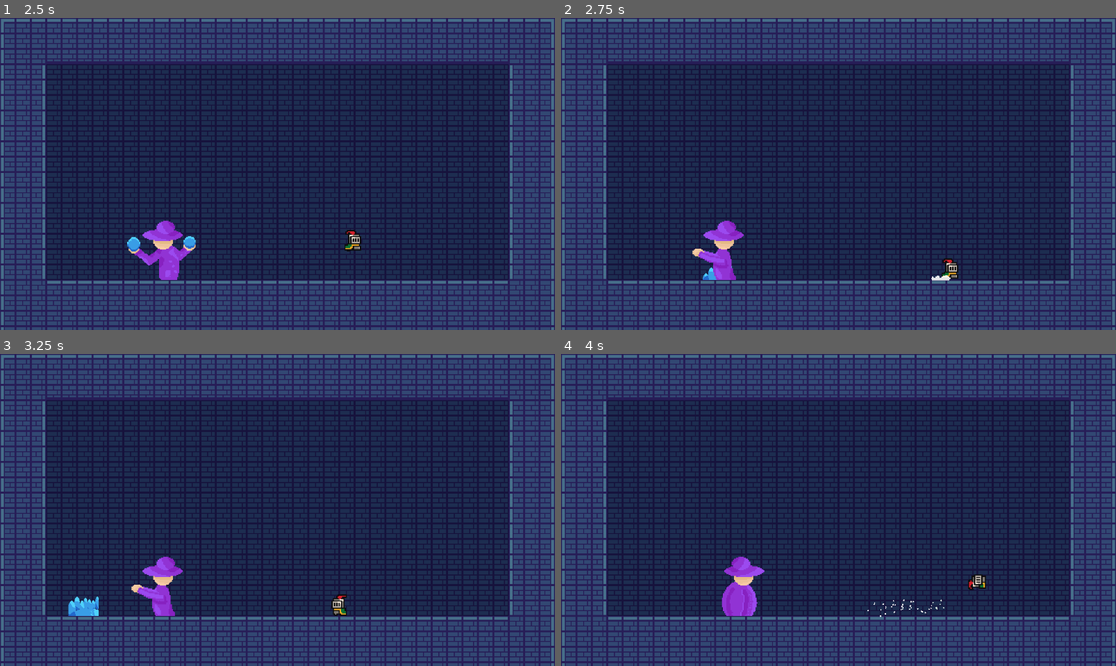
Above: before the commit, frames 1-4 (two rows, left to right).
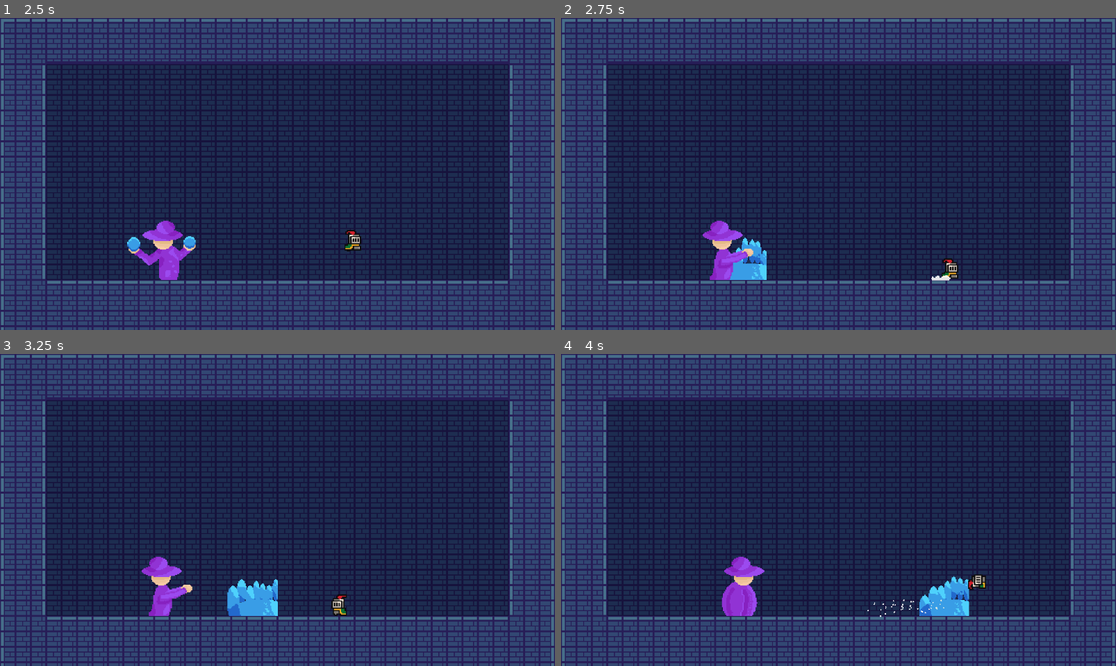
Above: after the commit, the same moments.

Repository: PjotrNik/shefjam
Game: Godot game, scene res://scenes/start_page.tscn
Two runs of this game, one before a commit and one after it. Both use one fixed random seed, a clock stepped at 60 frames per second and the inputs below.
Inputs:
- Up to frame 1 (2.5 s): click "Start" at 0.5 s; hold D (move_right) from 1.28 s (still down); tap Space (dash) at 1.35 s; tap W (jump) at 1.52, 2.27 s; tap S (melee_attack) at 2.1 s
- Up to frame 2 (2.75 s): keep holding D (move_right)
- Up to frame 3 (3.25 s): release D (move_right) at 2.78 s; hold A (move_left) from 2.78 s (still down); tap Shift (ranged_attack) at 2.85 s
- Up to frame 4 (4 s): release A (move_left) at 3.53 s; hold D (move_right) from 3.53 s (still down); tap Space (dash) at 3.6 s; tap W (jump) at 3.77 s

Frame 1 is identical in both runs. In frame 2, 1.2% of the frame differs, in the area x 23-38%, y 64-84%; in frame 3, 1.8%, in the area x 12-51%, y 64-84%; in frame 4, 0.9%.

Commit message:
shockwave bigger, increased frequency

Diff:
--- a/scenes/shockwave.tscn
+++ b/scenes/shockwave.tscn
@@ -4,7 +4,7 @@
 [ext_resource type="Texture2D" uid="uid://dchi4wk84aep2" path="res://Sprites/shockwave-Sheet.png" id="2_238uk"]
 
 [sub_resource type="RectangleShape2D" id="RectangleShape2D_at7mu"]
-size = Vector2(61, 49)
+size = Vector2(103, 77)
 
 [sub_resource type="AtlasTexture" id="AtlasTexture_uo8p8"]
 atlas = ExtResource("2_238uk")
@@ -77,15 +77,15 @@
 ttl = 100.0
 
 [node name="CollisionShape2D" type="CollisionShape2D" parent="."]
-position = Vector2(2.5, 5.5)
+position = Vector2(23.5, -8.5)
 shape = SubResource("RectangleShape2D_at7mu")
 
 [node name="AnimatedSprite2D" type="AnimatedSprite2D" parent="."]
-position = Vector2(2, -2)
-scale = Vector2(0.984375, 0.96875)
+position = Vector2(23.25, -22.9127)
+scale = Vector2(1.64844, 1.62227)
 sprite_frames = SubResource("SpriteFrames_32lff")
 autoplay = "default"
-frame_progress = 0.499216
+frame_progress = 0.279394
 
 [node name="Timer" type="Timer" parent="."]
 
--- a/scripts/Boss_Shockwave.gd
+++ b/scripts/Boss_Shockwave.gd
@@ -11,12 +11,6 @@
 	$windup.start()
 	$"../../AnimatedSprite2D".play("windup_shock")
 
-	var player_distance = get_tree().get_first_node_in_group("Player").position.x - $"../..".position.x
-	if player_distance > 0:
-		$"../..".direction = 1
-	else:
-		$"../..".direction = -1
-
 func Update(_delta: float):
 	pass
 
@@ -24,6 +18,13 @@
 	pass
 
 func _on_windup_timeout():
+
+	var player_distance = get_tree().get_first_node_in_group("Player").position.x - $"../..".position.x
+	if player_distance > 0:
+		$"../..".direction = 1
+	else:
+		$"../..".direction = -1
+
 	var instance = slash.instantiate()
 	var shock = wave.instantiate()
 	$"../../shockwave".add_child(shock)
--- a/scripts/Boss_Walk.gd
+++ b/scripts/Boss_Walk.gd
@@ -32,7 +32,7 @@
 	#Do attack, chance of slash or wave
 	if (abs(player_distance) < 80):
 		var chance = rng.randi_range(0,100)
-		if chance > 25:
+		if chance > 40:
 			Transitioned.emit(self, "Boss_Slash")
 		else:
 			Transitioned.emit(self, "Boss_Shockwave")
